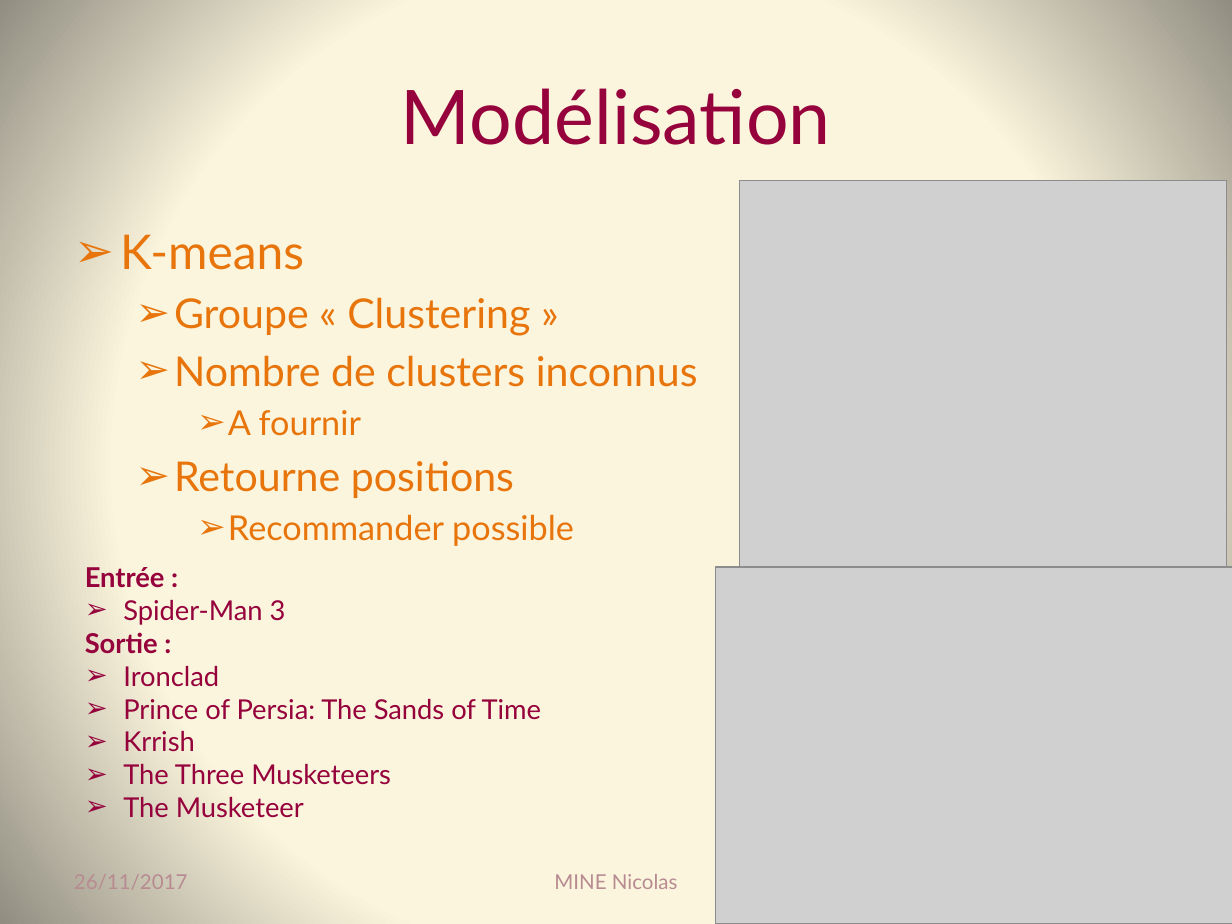
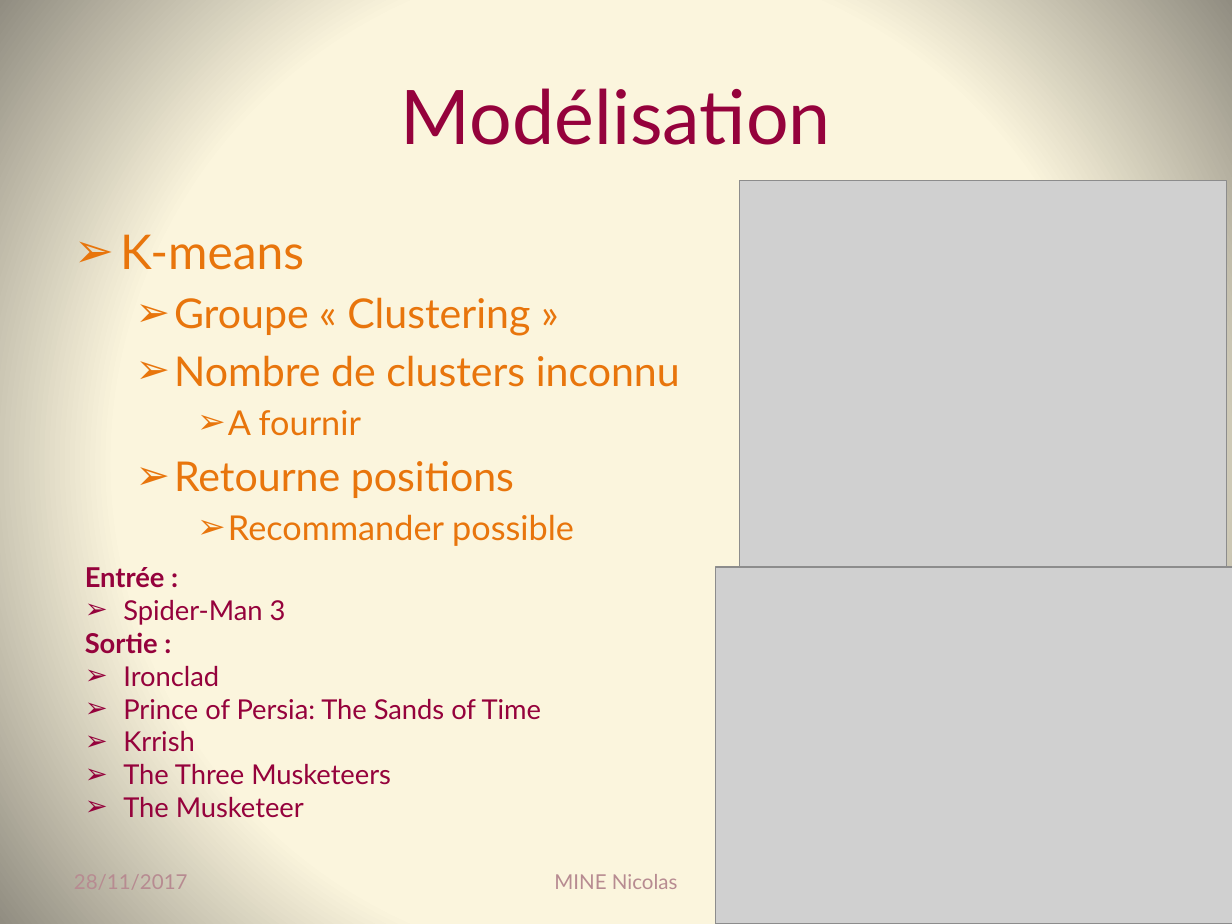
Before and after one commit to Coni63/OC_DS, a slide deck: slide 8 of P3/Presentation-projet_3.pptx. Drawn at 1232x924 pixels with LibreOffice and Linux fonts; fonts in the diff are those of the drawing; grey boxes stand for pictures. Boxes give left, top, right and bottom in pixels: in the first picture for what was removed or moved away, otherwise in the second. Text is boxed around its words. In the diff, an @@ line names an element or a change of style, - is before the commit and + after.

```diff
--- a/P3/Presentation-projet_3.pptx
+++ b/P3/Presentation-projet_3.pptx
@@ text at (174, 355, 680, 387): text changed @@
-  ➢ Nombre de clusters inconnus
+  ➢ Nombre de clusters inconnu
@@ text at (74, 874, 188, 889): text changed @@
-26/11/2017
+28/11/2017
```
Also in this commit, not shown: 19 other slides changed, 2 other files.
